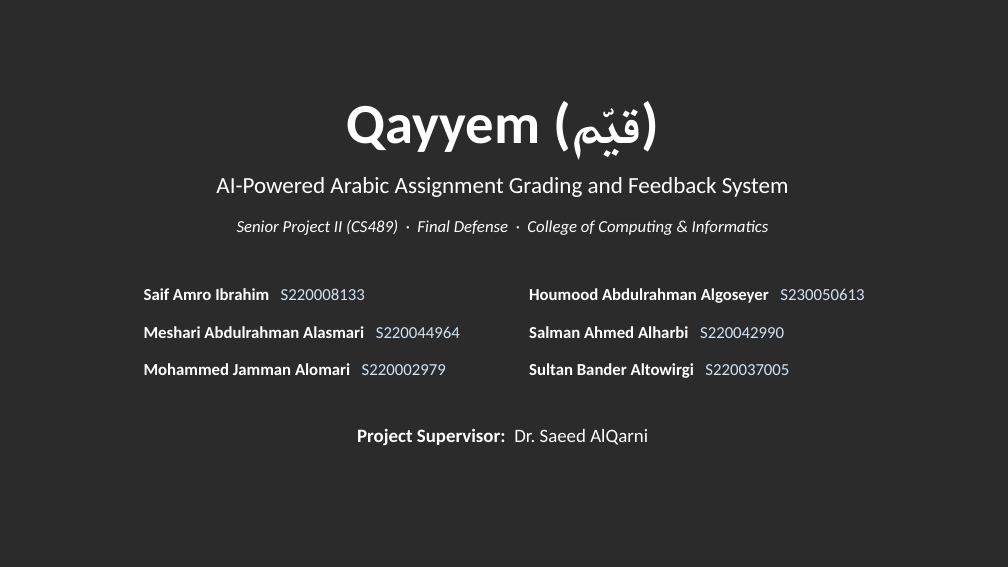
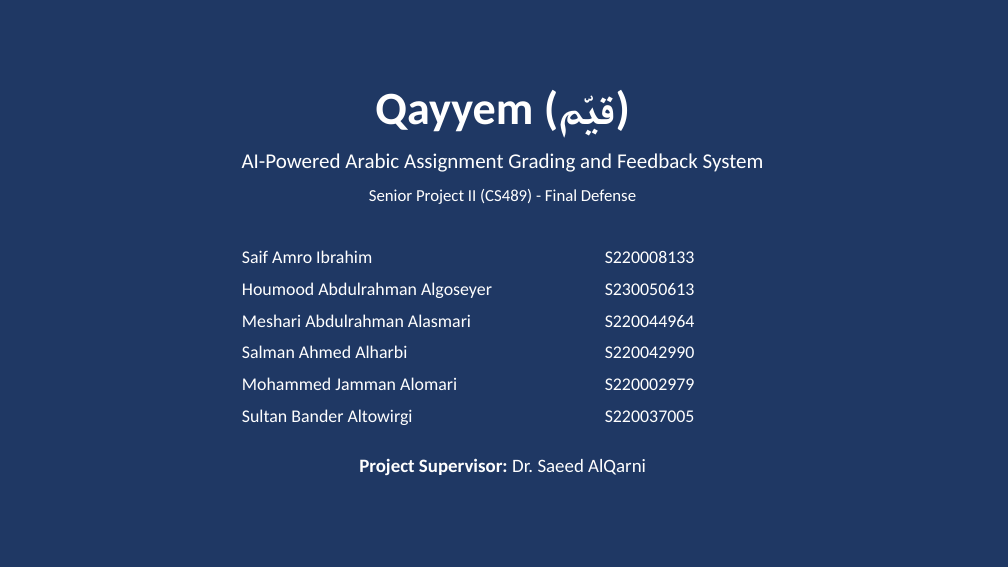
Before and after one commit to saif12ibr-pixel/qayyem, a slide deck: slide 1 of DOCUMENTS/Qayyem_Final_Defense.pptx. Drawn at 1008x567 pixels with LibreOffice and Linux fonts; fonts in the diff are those of the drawing; background and template pictures are left out; a plain dark background stands for a picture behind light text. Boxes give left, top, right and bottom in pixels: in the first picture for what was removed or moved away, otherwise in the second. Text is boxed around its words. In the diff, an @@ line names an element or a change of style, - is before the commit and + after.

Commit message:
Use CS489 throughout and simplify the defense slides
- Report and project description refer to CS489 only
- Defense slides restyled to a plain layout

```diff
--- a/DOCUMENTS/Qayyem_Final_Defense.pptx
+++ b/DOCUMENTS/Qayyem_Final_Defense.pptx
@@ background picture (left out) to #1F3864 @@
@@ title "Qayyem (قيّم)": place and size @@
-title "Qayyem (قيّم)" at [347, 106, 541, 152]
+title "Qayyem (قيّم)" at [375, 93, 533, 132]
@@ title "Qayyem (قيّم)" at [375, 93, 533, 132]: size 54 to 44 pt @@
@@ text "AI-Powered Arabic Assignment Grading and ...": place and size @@
-text "AI-Powered Arabic Assignment Grading and ..." at [216, 177, 789, 197]
+text "AI-Powered Arabic Assignment Grading and ..." at [242, 153, 764, 172]
@@ text "AI-Powered Arabic Assignment Grading and ..." at [242, 153, 764, 172]: size 22 to 20 pt @@
@@ text at [369, 189, 636, 204]: text changed; italic off @@
-Senior Project II (CS489) · Final Defense · College of Computing & Informatics
+Senior Project II (CS489) - Final Defense
@@ text at [242, 250, 372, 263]: text changed; size 16 to 17 pt; bold off @@
-Saif Amro Ibrahim S220008133
+Saif Amro Ibrahim
@@ text added at [605, 251, 695, 263], 17 pt, text #FFFFFF @@
+S220008133
@@ text at [242, 282, 492, 298]: text changed; size 16 to 17 pt; bold off @@
-Houmood Abdulrahman Algoseyer S230050613
+Houmood Abdulrahman Algoseyer
@@ text added at [605, 283, 695, 295], 17 pt, text #FFFFFF @@
+S230050613
@@ text at [242, 314, 471, 327]: text changed; size 16 to 17 pt; bold off @@
-Meshari Abdulrahman Alasmari S220044964
+Meshari Abdulrahman Alasmari
@@ text added at [605, 315, 695, 327], 17 pt, text #FFFFFF @@
+S220044964
@@ text at [242, 345, 407, 358]: text changed; size 16 to 17 pt; bold off @@
-Salman Ahmed Alharbi S220042990
+Salman Ahmed Alharbi
@@ text added at [605, 346, 695, 358], 17 pt, text #FFFFFF @@
+S220042990
@@ text at [242, 377, 457, 390]: text changed; size 16 to 17 pt; bold off @@
-Mohammed Jamman Alomari S220002979
+Mohammed Jamman Alomari
@@ text added at [605, 378, 695, 390], 17 pt, text #FFFFFF @@
+S220002979
@@ text at [242, 409, 413, 425]: text changed; size 16 to 17 pt; bold off @@
-Sultan Bander Altowirgi S220037005
+Sultan Bander Altowirgi
@@ text added at [605, 410, 695, 422], 17 pt, text #FFFFFF @@
+S220037005
@@ text "Project Supervisor: Dr. Saeed AlQarni" rewrapped from [357, 428, 648, 445] to [359, 458, 646, 475] @@
```
Also in this commit, not shown: 17 other slides changed, 3 other files.
